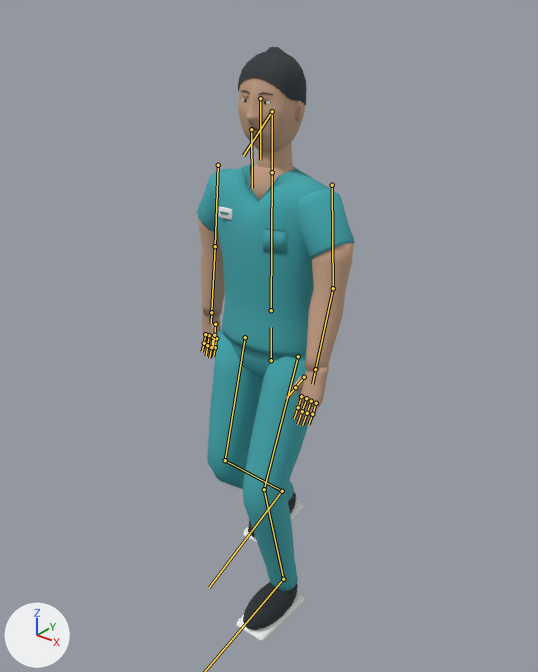
The glTF model arjan-portfolio/public/hospitalsim/assets/clinician.glb as it was, and as the next commit left it.
Camera for both pictures: a 50 mm lens placed at (1.204, -1.515, 1.844), pointed at (-0.017, 0.012, 0.898). The axes (+X, +Y, +Z) are drawn at lower left. The lights are the same throughout. The first picture is the older version. Both versions are drawn at frame 4 of the action 'Walk'; the numbers are the values there. The bones that change, and the others that lie on the model, are drawn over the model as lines.

The first picture shows 'clinician_skin_export'.
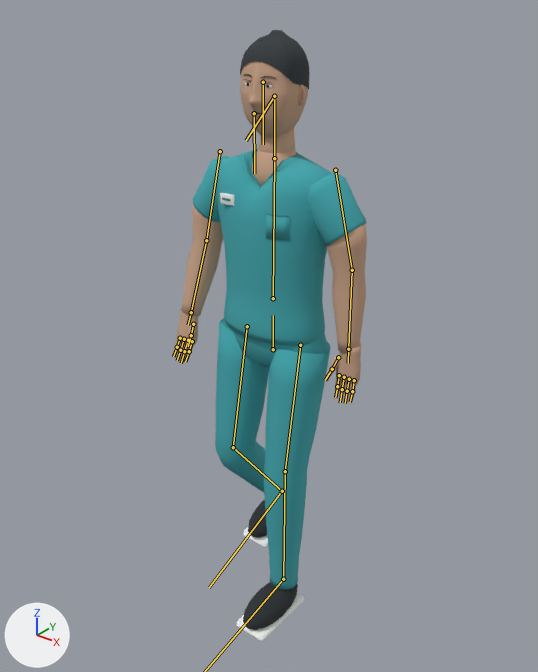
The change in detail:
Bone 'hips' (bone_hips) moves from (0.0, -0.054, 0.0) to (0.008, -0.015, 0.0).
Bone 'upper_arm.L' (bone_upper_arm_l) turns from (-7, 0, 1) to (5, 0, 1) degrees about its own x, y and z.
Bone 'forearm.L' (bone_forearm_l) turns from (-9, 0, 0) to (-8, 0, 0) degrees about its own x, y and z.
Bone 'upper_arm.R' (bone_upper_arm_r) turns from (7, 0, -1) to (-5, 0, -1) degrees about its own x, y and z.
Bone 'forearm.R' (bone_forearm_r) turns from (-6, 0, 0) to (-11, 0, 0) degrees about its own x, y and z.
Bone 'thigh.L' (bone_thigh_l) turns from (-23, 0, 0) to (-8, 0, 1) degrees about its own x, y and z.
Bone 'shin.L' (bone_shin_l) turns from (35, 0, -1) to (8, 0, -1) degrees about its own x, y and z.
Bone 'foot.L' (bone_foot_l) turns from (-12, 0, 0) to (1, 0, 0) degrees about its own x, y and z.
Bone 'thigh.R' (bone_thigh_r) turns from (-14, 0, 0) to (-9, 0, 0) degrees about its own x, y and z.
Bone 'shin.R' (bone_shin_r) turns from (58, 0, 1) to (46, 0, 1) degrees about its own x, y and z.
Bone 'foot.R' (bone_foot_r) turns from (-34, 0, 0) to (-27, 1, 0) degrees about its own x, y and z.

Location of each change, [x1, y1, x2, y2] in pixels of the pictures (538 x 672 px):
'clinician_skin_export', posed (23% wider)
    before: [197, 47, 354, 642]
    after: [173, 30, 367, 642]
bone 'hips', root to tip
    before: (271, 360) to (271, 327)
    after: (273, 349) to (273, 315)
bone 'upper_arm.L', root to tip
    before: (332, 185) to (333, 288)
    after: (335, 170) to (352, 270)
bone 'forearm.L', root to tip
    before: (333, 288) to (315, 369)
    after: (352, 270) to (348, 349)
bone 'upper_arm.R', root to tip
    before: (218, 165) to (215, 246)
    after: (220, 151) to (206, 240)
bone 'forearm.R', root to tip
    before: (215, 246) to (211, 312)
    after: (206, 240) to (191, 312)
bone 'thigh.L', root to tip
    before: (298, 356) to (264, 489)
    after: (300, 345) to (285, 471)
bone 'shin.L', root to tip
    before: (264, 489) to (283, 579)
    after: (285, 471) to (283, 579)
bone 'thigh.R', root to tip
    before: (245, 337) to (225, 460)
    after: (247, 326) to (233, 447)
bone 'shin.R', root to tip
    before: (225, 460) to (282, 491)
    after: (233, 447) to (282, 491)
